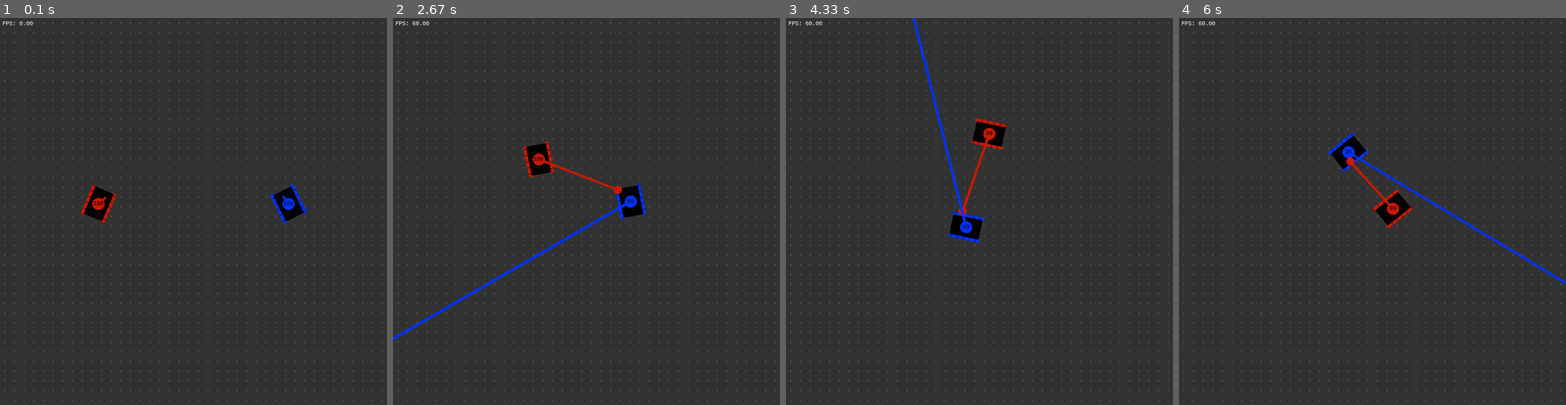
Above: before the commit, frames 1-4 (left to right).
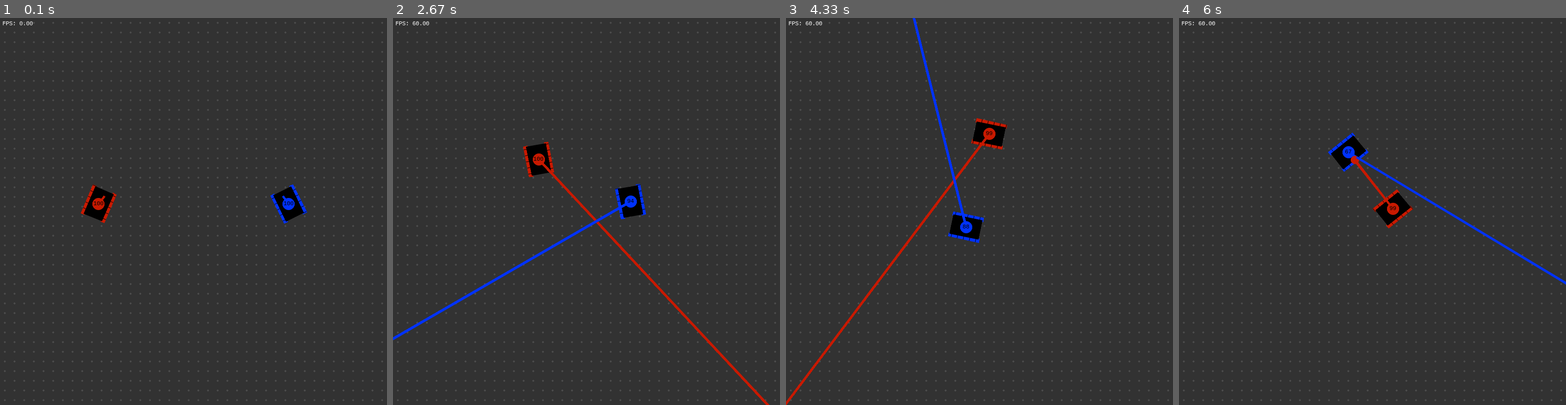
Above: after the commit, the same moments.

Repository: ginop/LaserTanks
Game: pygame game, started from LaserTanks.py
Same seed, same stepped clock (60 frames per second), same inputs: the game is played once before the commit and once after it.
Inputs:
- Up to frame 1 (0.1 s): no input
- Up to frame 2 (2.67 s): no input
- Up to frame 3 (4.33 s): no input
- Up to frame 4 (6 s): no input

The runs differ from the first frame. In frame 1, less than 0.1% of the frame differs, in the area x 26-28%, y 45-48%; in frame 2, 0.8%, in the area x 38-98%, y 36-100%; in frame 3, 0.7%; in frame 4, 0.2%.

Commit message:
Format changes, update to PID controller

Diff:
--- a/FixedOffset_PIDTracking_Controller.py
+++ b/FixedOffset_PIDTracking_Controller.py
@@ -25,7 +25,7 @@
 class FixedOffset_PIDTracking_Controller(LaserTankController):
 
     def __init__(self):
-        self.pid = PID(1., 1., 1.)
+        self.pid = PID(1., 0.5, 0.2)
 
     def main(self, t, Tank, me, them):
         if len(them) == 0:
@@ -51,10 +51,17 @@
 
         vec = them['position'] - me['position']
         angle = np.arctan2(vec[1], vec[0])*180/pi - me['orientation'][0]
-        d_angle = (angle - me['orientation'][1] + 180) % 360 - 180  # in +-180
-        spin = self.pid.step(d_angle)
 
-        return drive, spin, True
+        d_angle = angle - me['orientation'][1]
+        d_angle = (d_angle + 180) % 360 - 180  # in +-180
+        total_spin = self.pid.step(d_angle)
+
+        # Command turret spin to compensate for body spin
+        spread = Tank.body_width + Tank.tread_width - 2*Tank.tread_overlap
+        body_spin = (drive[1] - drive[0])/spread
+        turret_spin = total_spin - body_spin
+
+        return drive, turret_spin, True
 
 
 class PID():
--- a/LaserTanks.py
+++ b/LaserTanks.py
@@ -1,3 +1,5 @@
+#!python3
+
 import numpy as np
 import pygame as pg
 # gfxdraw is a submodule (a child directory in the pygame folder) so it must be
@@ -95,11 +97,13 @@
             edge_color = color
         if color is not None:
             gfxdraw.filled_circle(self.screen, int(round(self.px*center[0])),
-                                  int(round(self.px*(self.screen_height-center[1]))),
+                                  int(round(self.px *
+                                            (self.screen_height-center[1]))),
                                   int(round(self.px*radius)), color)
         if edge_color is not None:
             gfxdraw.aacircle(self.screen, int(round(self.px*center[0])),
-                             int(round(self.px*(self.screen_height-center[1]))),
+                             int(round(self.px *
+                                       (self.screen_height-center[1]))),
                              int(round(self.px*radius)), edge_color)
 
     def run(self):
